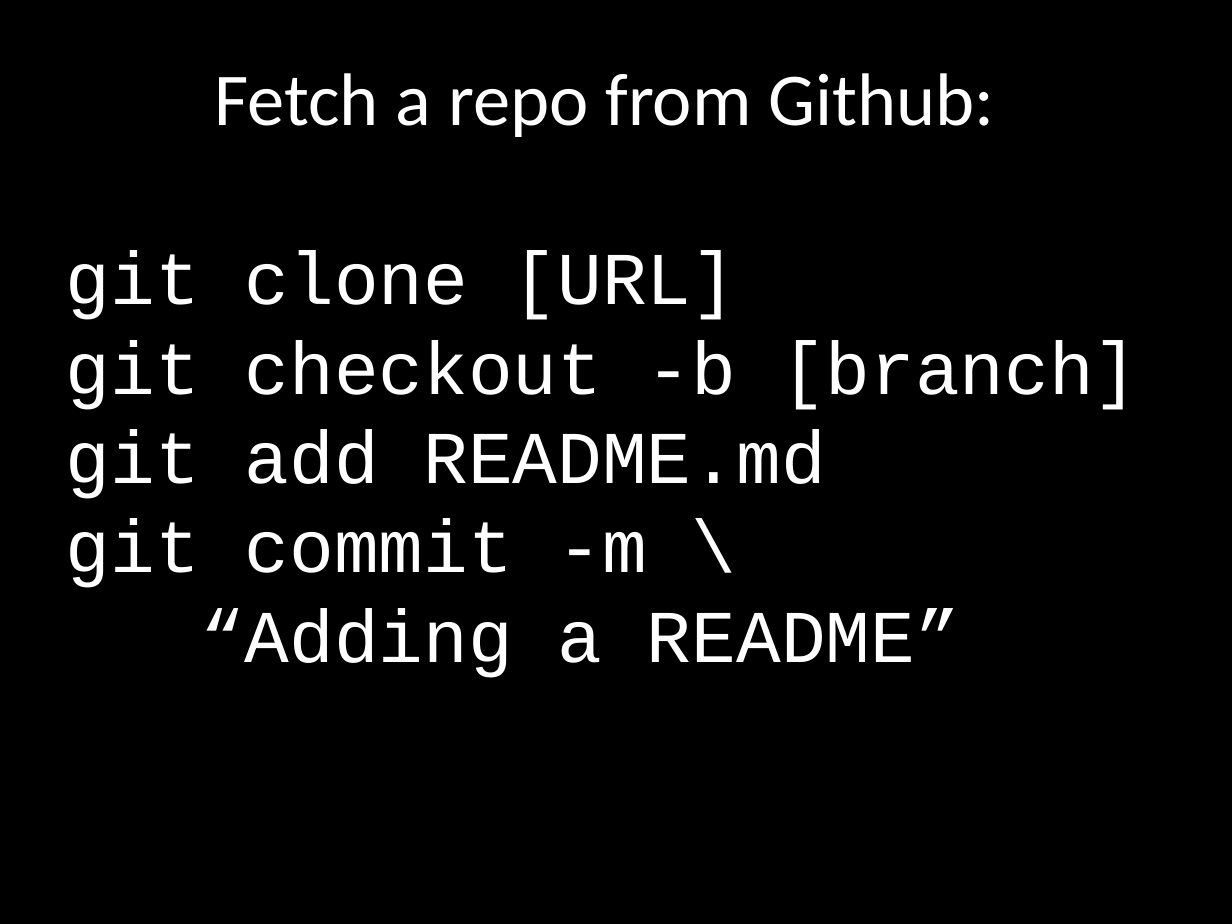
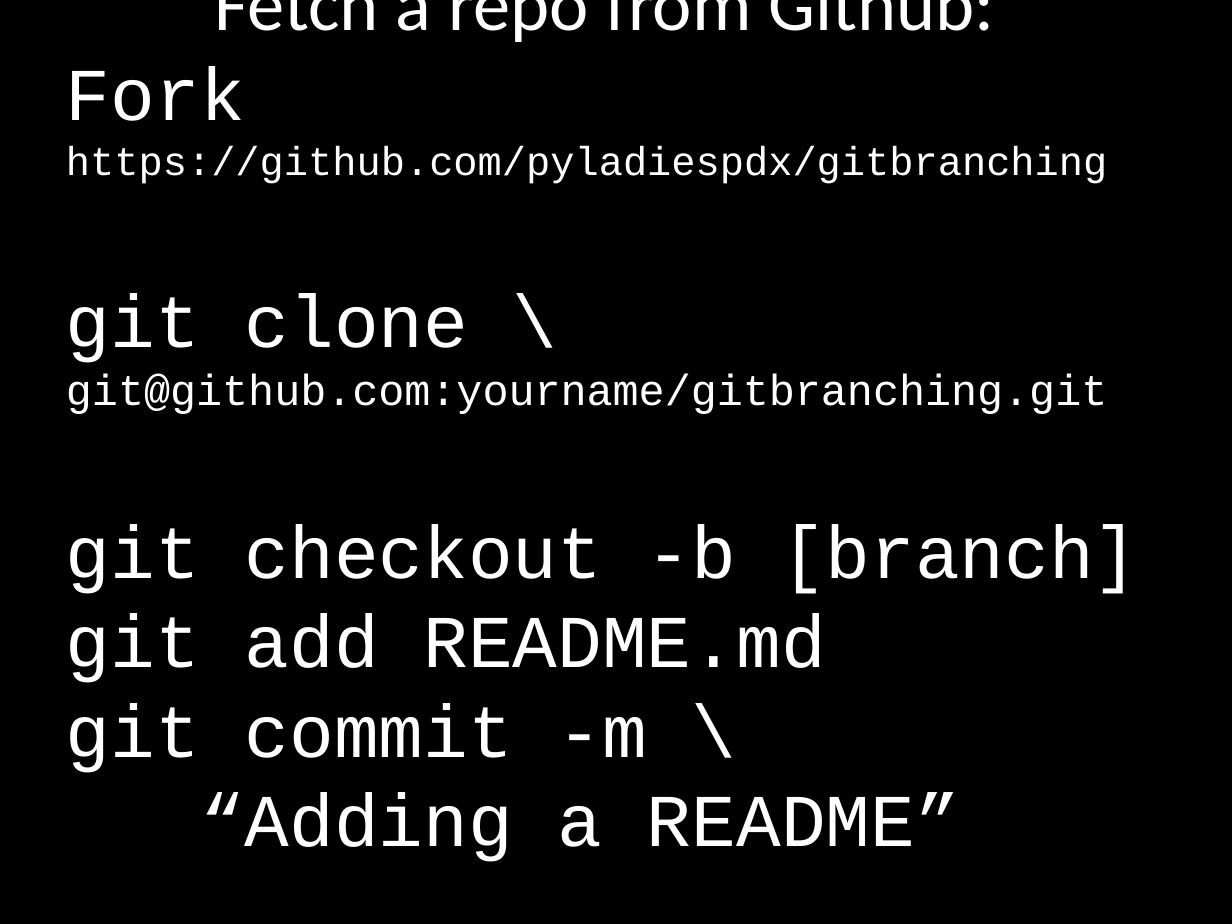
Before and after one commit to selenamarie/pyladiespdx-classes, a slide deck: slide 27 of intro_to_git/intro to git - branching and merging.odp (slide 25 before the commit). Drawn at 1232x924 pixels with LibreOffice and Linux fonts; fonts in the diff are those of the drawing. Boxes give left, top, right and bottom in pixels: in the first picture for what was removed or moved away, otherwise in the second. Text is boxed around its words. In the diff, an @@ line names an element or a change of style, - is before the commit and + after.

```diff
--- a/intro_to_git/intro to git - branching and merging.odp
+++ b/intro_to_git/intro to git - branching and merging.odp
@@ subtitle "Fetch a repo from Github:": place and size @@
-subtitle "Fetch a repo from Github:" at box(66, 73, 1139, 678)
+subtitle "Fetch a repo from Github:" at box(66, 0, 1139, 862)
@@ subtitle at box(66, 66, 1107, 414): text changed; size 48 to 26 pt @@
-git clone [URL]
+Fork https://github.com/pyladiespdx/gitbranching
+git clone \ git@github.com:yourname/gitbranching.git
```
Also in this commit, not shown: 13 other slides changed, 2 slides added, 1 slide removed, 2 other files.
